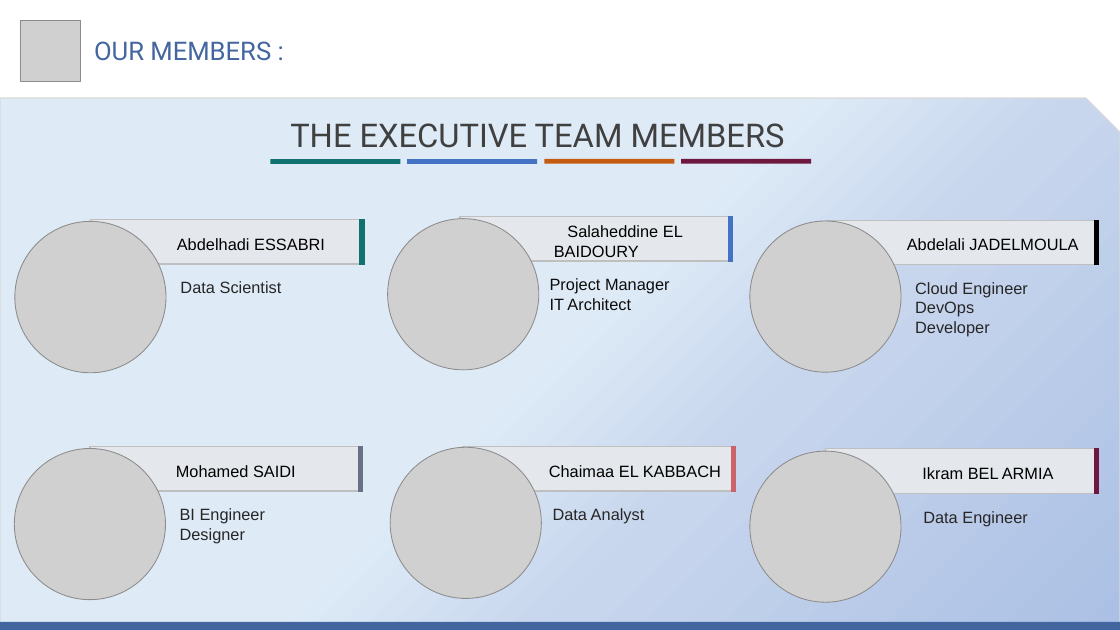
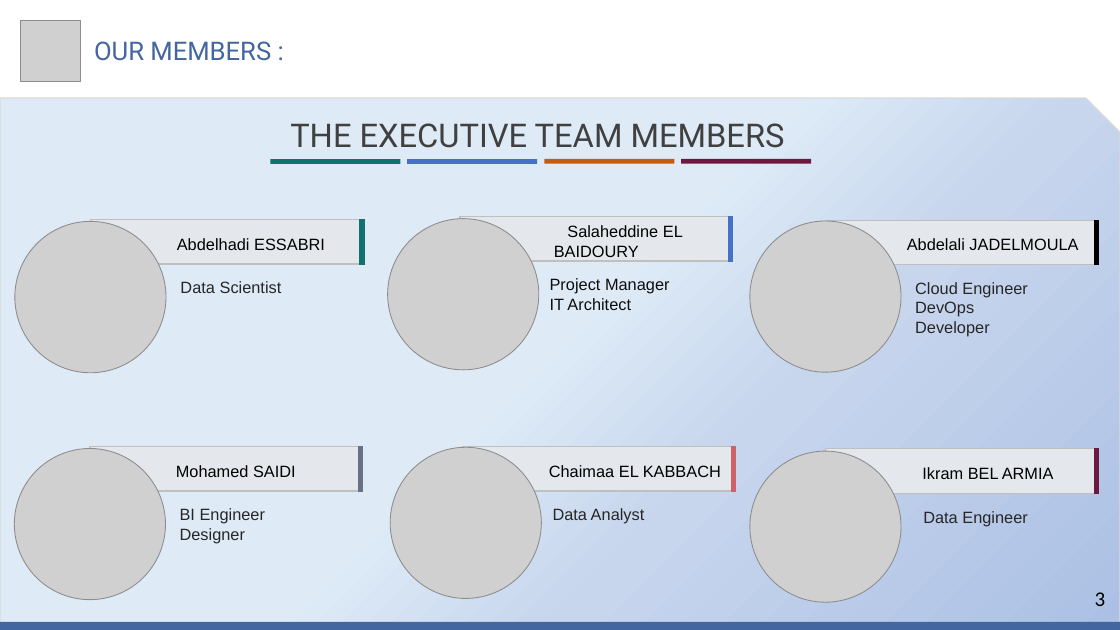
Before and after one commit to MiSalah/Real-Time-Data-Streaming-Analytics-System-for-tracking-Pedestrians, a slide deck: slide 3 of Progress' Presentations/Etat d'avancement - S1.pptx. Drawn at 1120x630 pixels with LibreOffice and Linux fonts; fonts in the diff are those of the drawing; grey boxes stand for pictures. Boxes give left, top, right and bottom in pixels: in the first picture for what was removed or moved away, otherwise in the second. Text is boxed around its words. In the diff, an @@ line names an element or a change of style, - is before the commit and + after.

```diff
--- a/Progress' Presentations/Etat d'avancement - S1.pptx
+++ b/Progress' Presentations/Etat d'avancement - S1.pptx
@@ text added at (x1=1095, y1=592, x2=1106, y2=606), 18 pt, text #000000 @@
+3
```
Also in this commit, not shown: 6 other slides changed.
